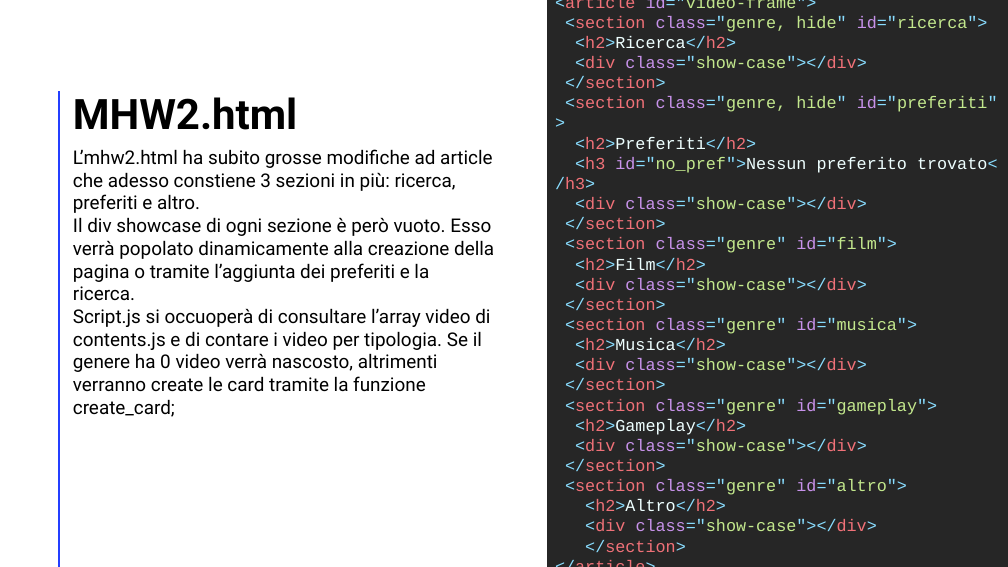
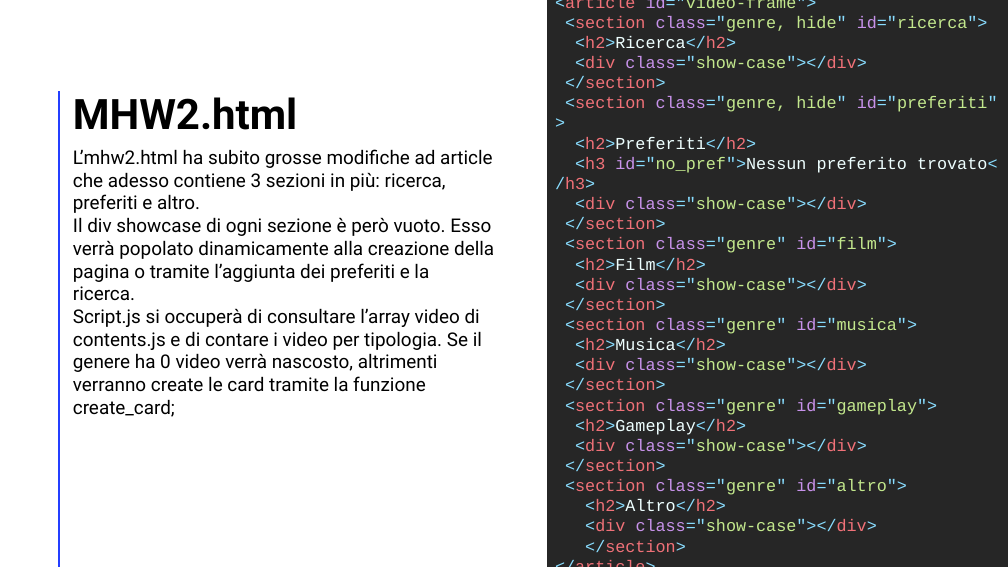
Before and after one commit to Caggegi/mhw2, a slide deck: slide 2 of mhw2.pptx. Drawn at 1008x567 pixels with LibreOffice and Linux fonts; fonts in the diff are those of the drawing. Boxes give left, top, right and bottom in pixels: in the first picture for what was removed or moved away, otherwise in the second. Text is boxed around its words. In the diff, an @@ line names an element or a change of style, - is before the commit and + after.

Commit message:
power point

```diff
--- a/mhw2.pptx
+++ b/mhw2.pptx
@@ text at (73, 149, 492, 213): text changed @@
-L’mhw2.html ha subito grosse modifiche ad article che adesso constiene 3 sezioni in più: ricerca, preferiti e altro.
+L’mhw2.html ha subito grosse modifiche ad article che adesso contiene 3 sezioni in più: ricerca, preferiti e altro.
@@ text at (73, 308, 482, 417): text changed @@
-Script.js si occuoperà di consultare l’array video di contents.js e di contare i video per tipologia. Se il genere ha 0 video verrà nascosto, altrimenti verranno create le card tramite la funzione create_card;
+Script.js si occuperà di consultare l’array video di contents.js e di contare i video per tipologia. Se il genere ha 0 video verrà nascosto, altrimenti verranno create le card tramite la funzione create_card;
```
